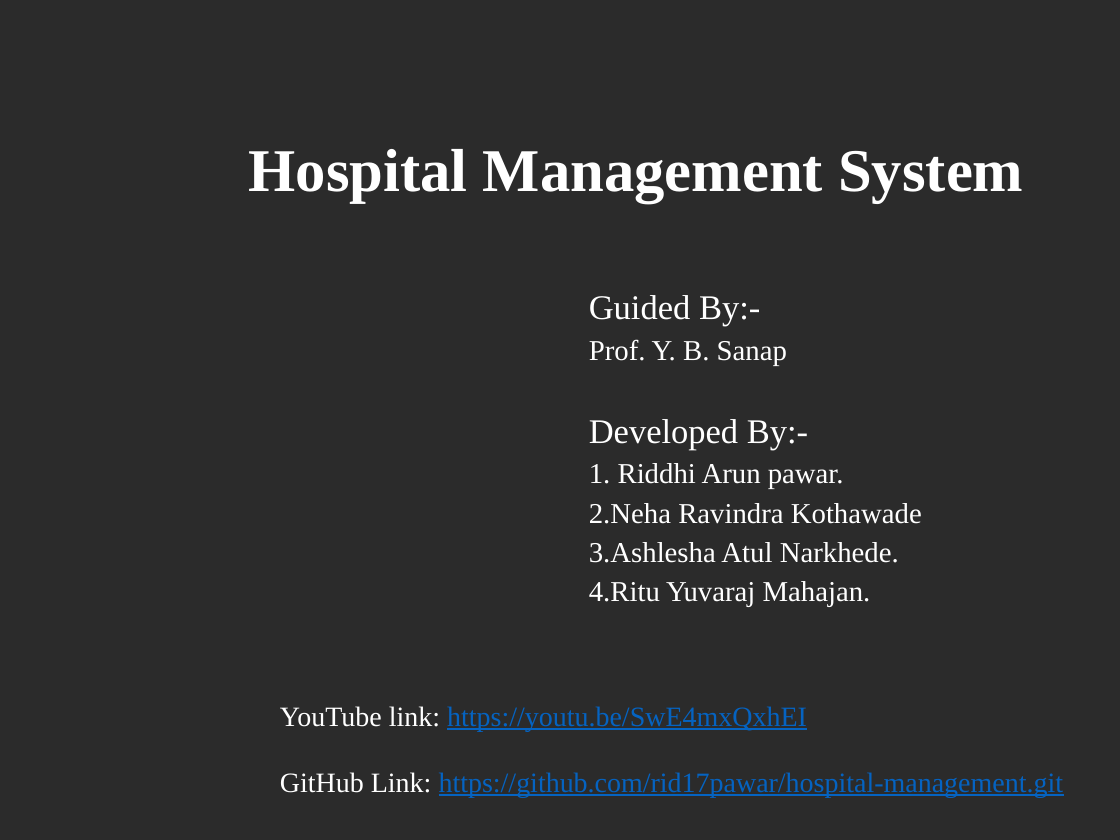
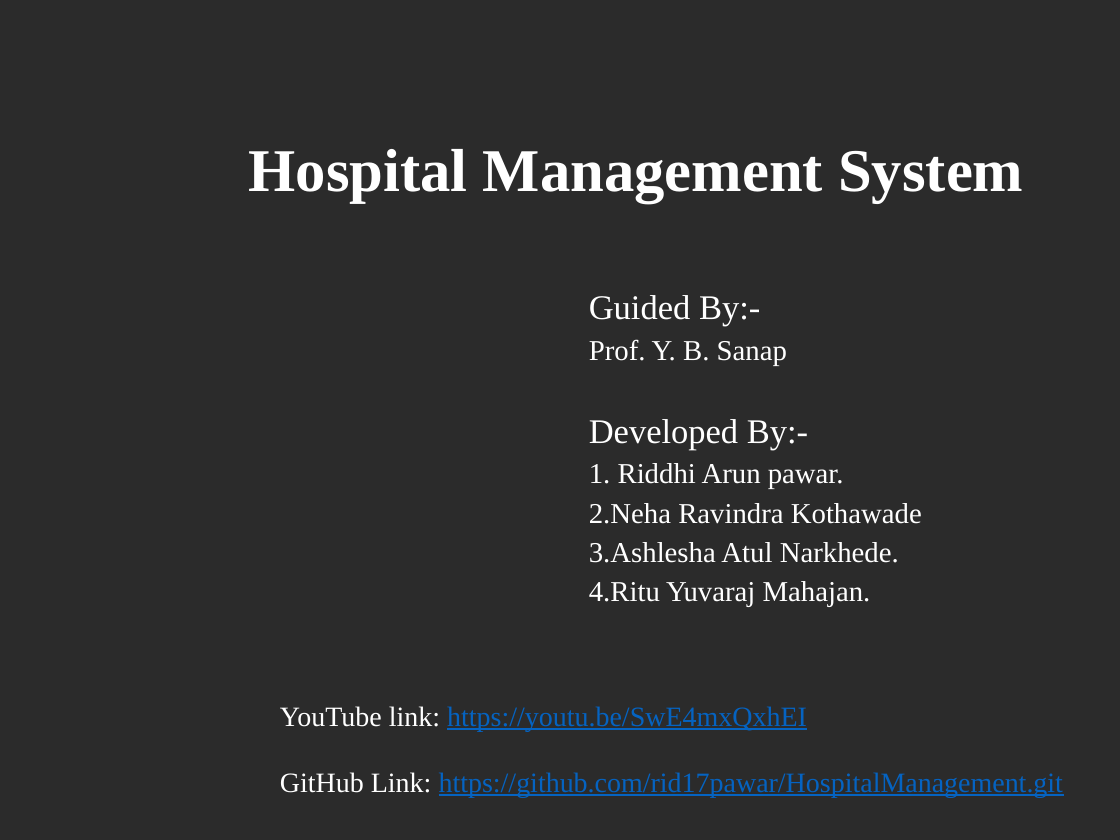
Before and after one commit to rid17pawar/HospitalManagement, a slide deck: slide 1 of projectReportPPT/projectPPT.pptx. Drawn at 1120x840 pixels with LibreOffice and Linux fonts; fonts in the diff are those of the drawing; background and template pictures are left out; a plain dark background stands for a picture behind light text. Boxes give left, top, right and bottom in pixels: in the first picture for what was removed or moved away, otherwise in the second. Text is boxed around its words. In the diff, an @@ line names an element or a change of style, - is before the commit and + after.

```diff
--- a/projectReportPPT/projectPPT.pptx
+++ b/projectReportPPT/projectPPT.pptx
@@ text at (x1=280, y1=772, x2=1063, y2=797): text changed @@
-GitHub Link: https://github.com/rid17pawar/hospital-management.git
+GitHub Link: https://github.com/rid17pawar/HospitalManagement.git
```
Also in this commit, not shown: 2 other files.
